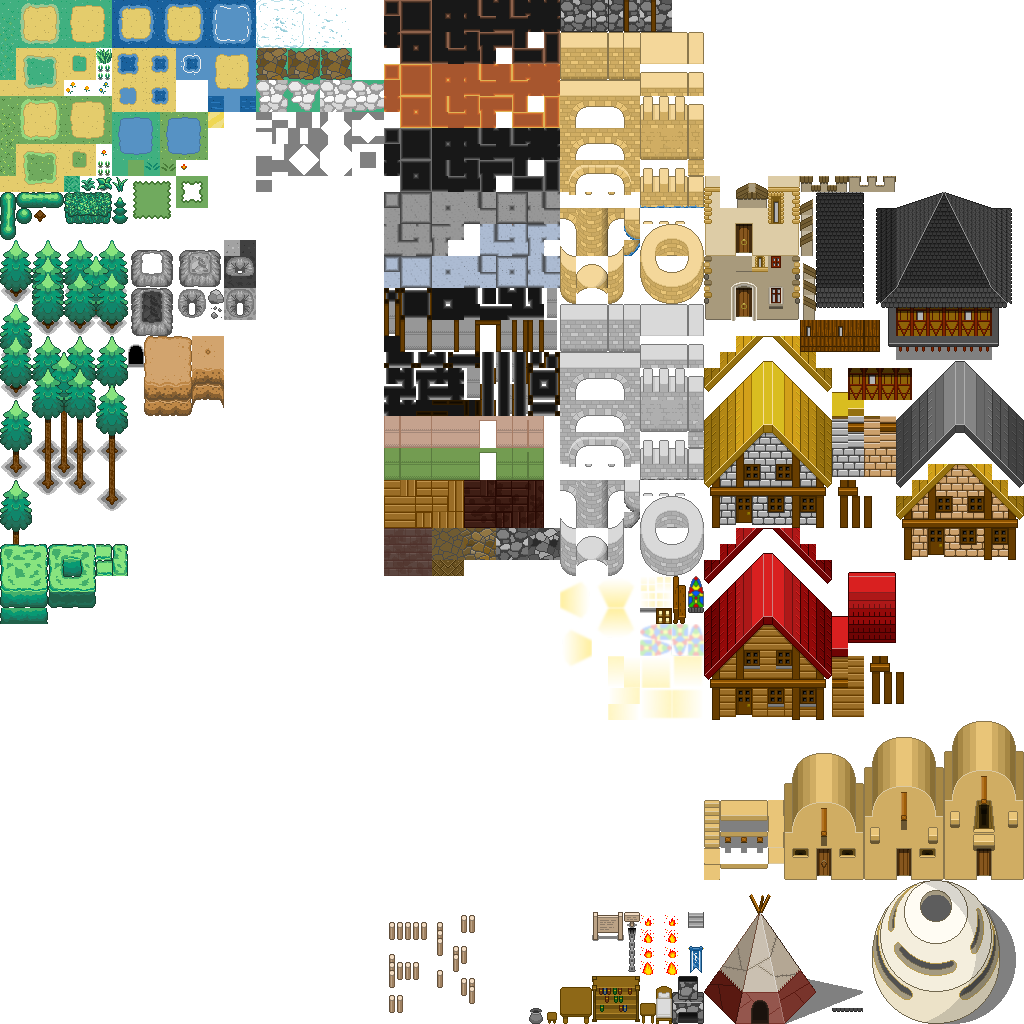
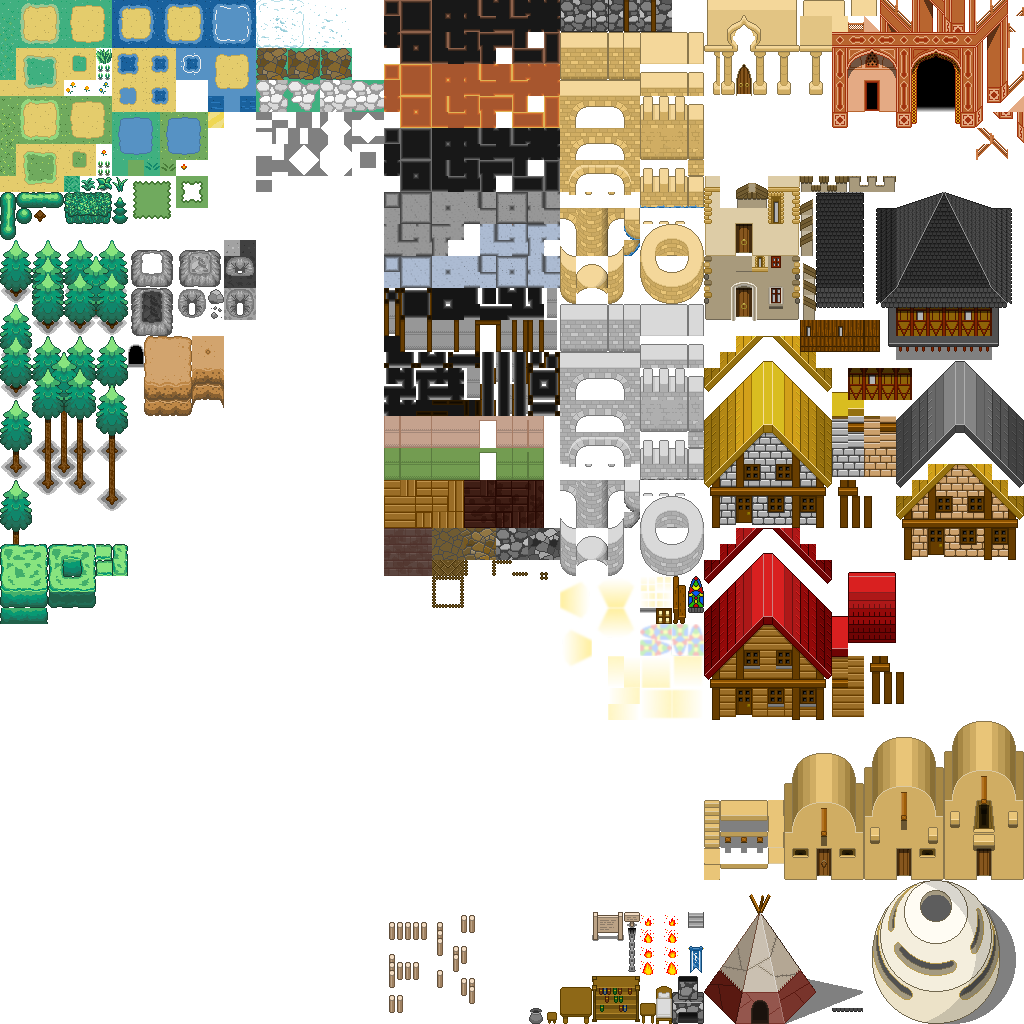
The second 1024 x 1024 image is a revision of the first. Changes to its layers:
painted on "Hintergrund" over [left=432, top=0, right=1024, bottom=608]
